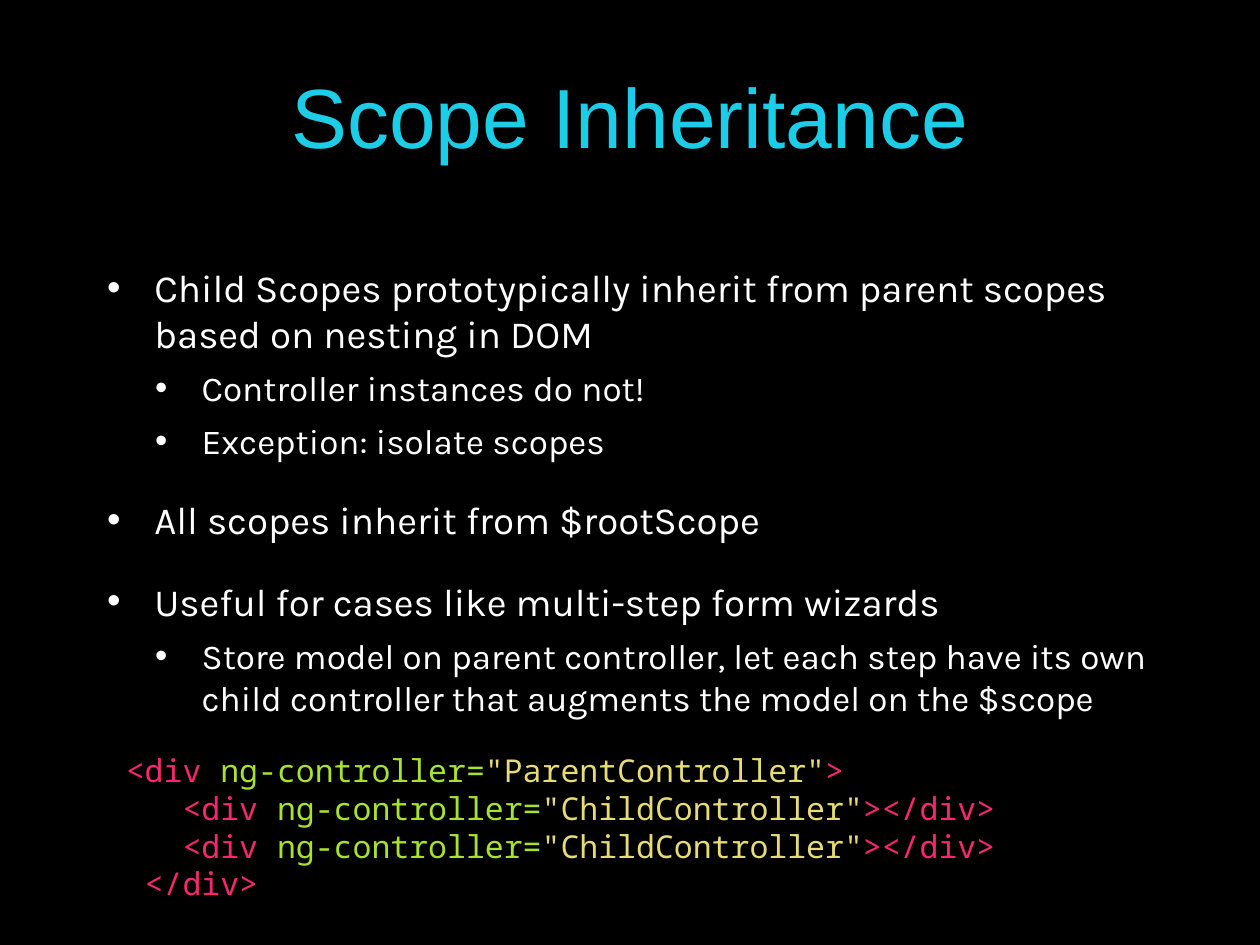
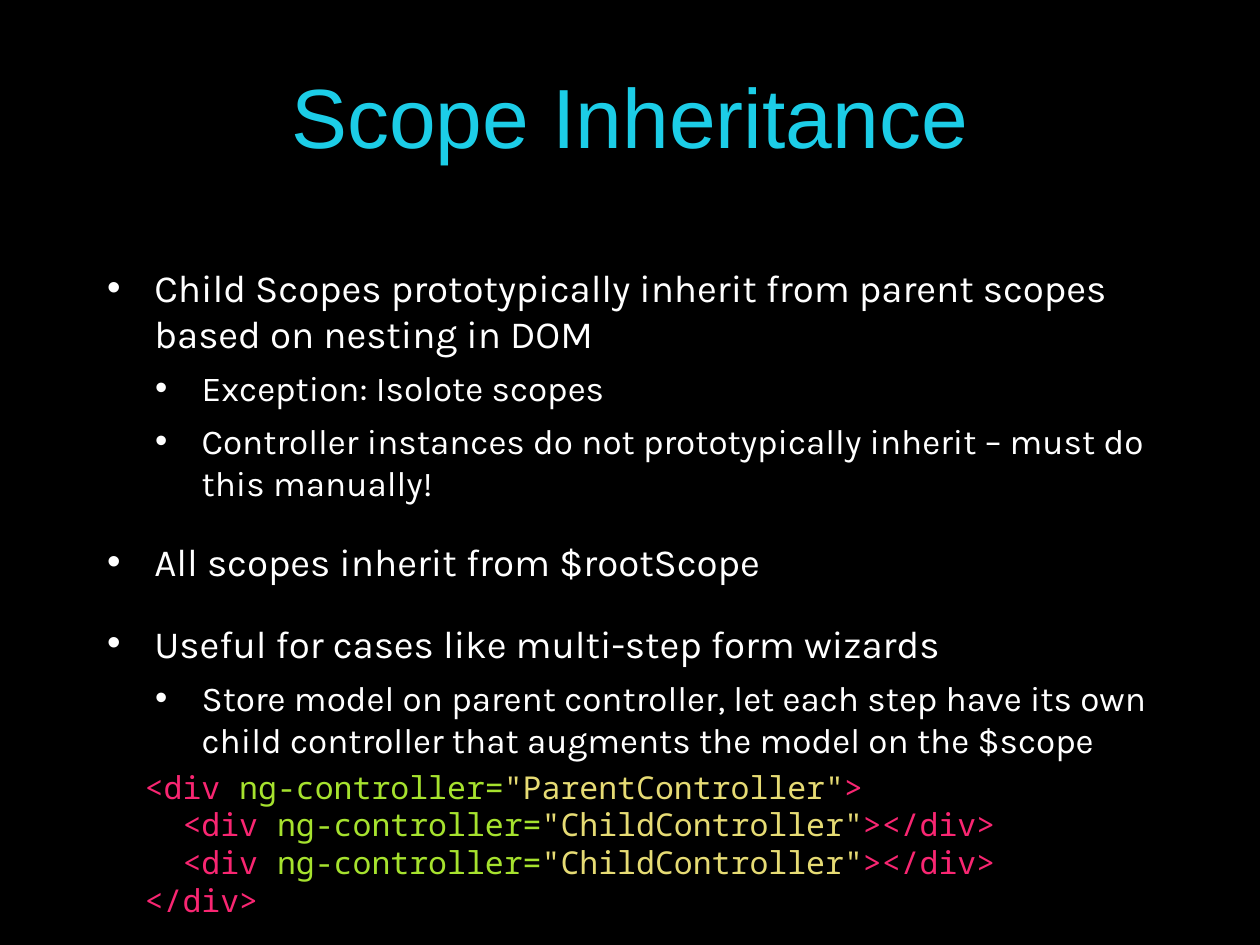
Before and after one commit to pmaccart/ng-bootcamp, a slide deck: slide 24 of slides/ng-bootcamp-day-1.pptx (slide 23 before the commit). Drawn at 1260x945 pixels with LibreOffice and Linux fonts; fonts in the diff are those of the drawing. Boxes give left, top, right and bottom in pixels: in the first picture for what was removed or moved away, otherwise in the second. Text is boxed around its words. In the diff, an @@ line names an element or a change of style, - is before the commit and + after.

Commit message:
slides

```diff
--- a/slides/ng-bootcamp-day-1.pptx
+++ b/slides/ng-bootcamp-day-1.pptx
@@ text at <box>202,377,1144,505</box>: text changed @@
-  • Controller instances do not!
-  • Exception: isolate scopes
+  • Exception: Isolote scopes
+  • Controller instances do not prototypically inherit – must do this manually!
@@ text "<div ng-controller="ParentController">" rewrapped from <box>126,758,995,896</box> to <box>145,775,995,913</box> @@
```
Also in this commit, not shown: 1 slide added.
